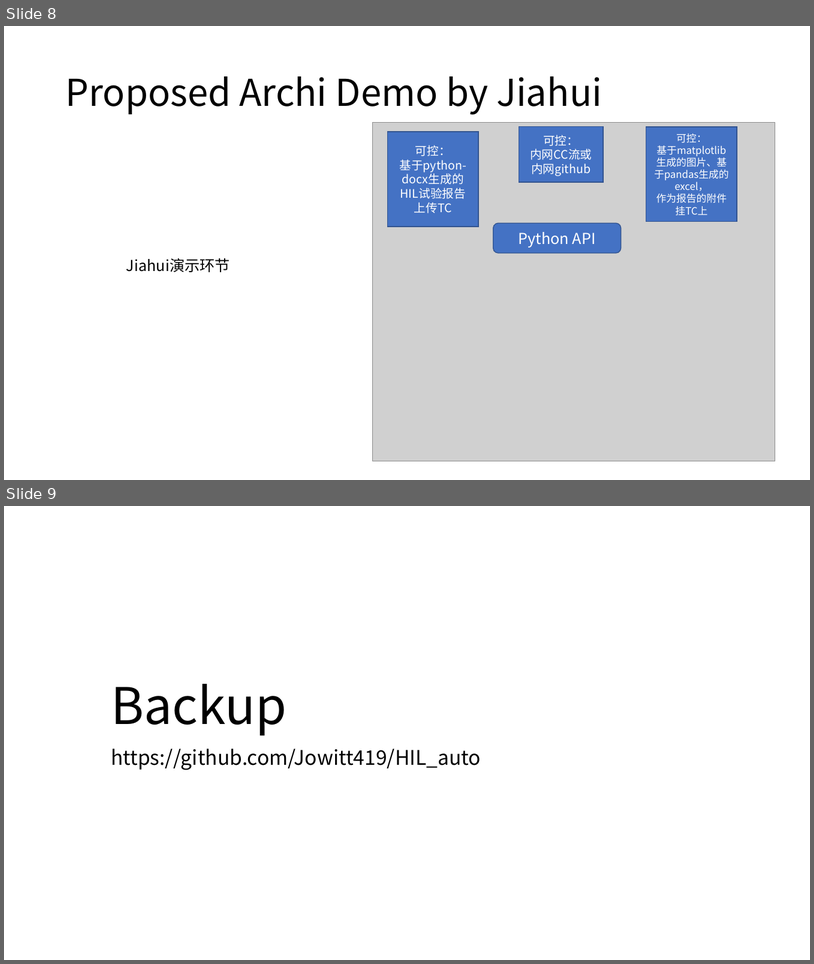
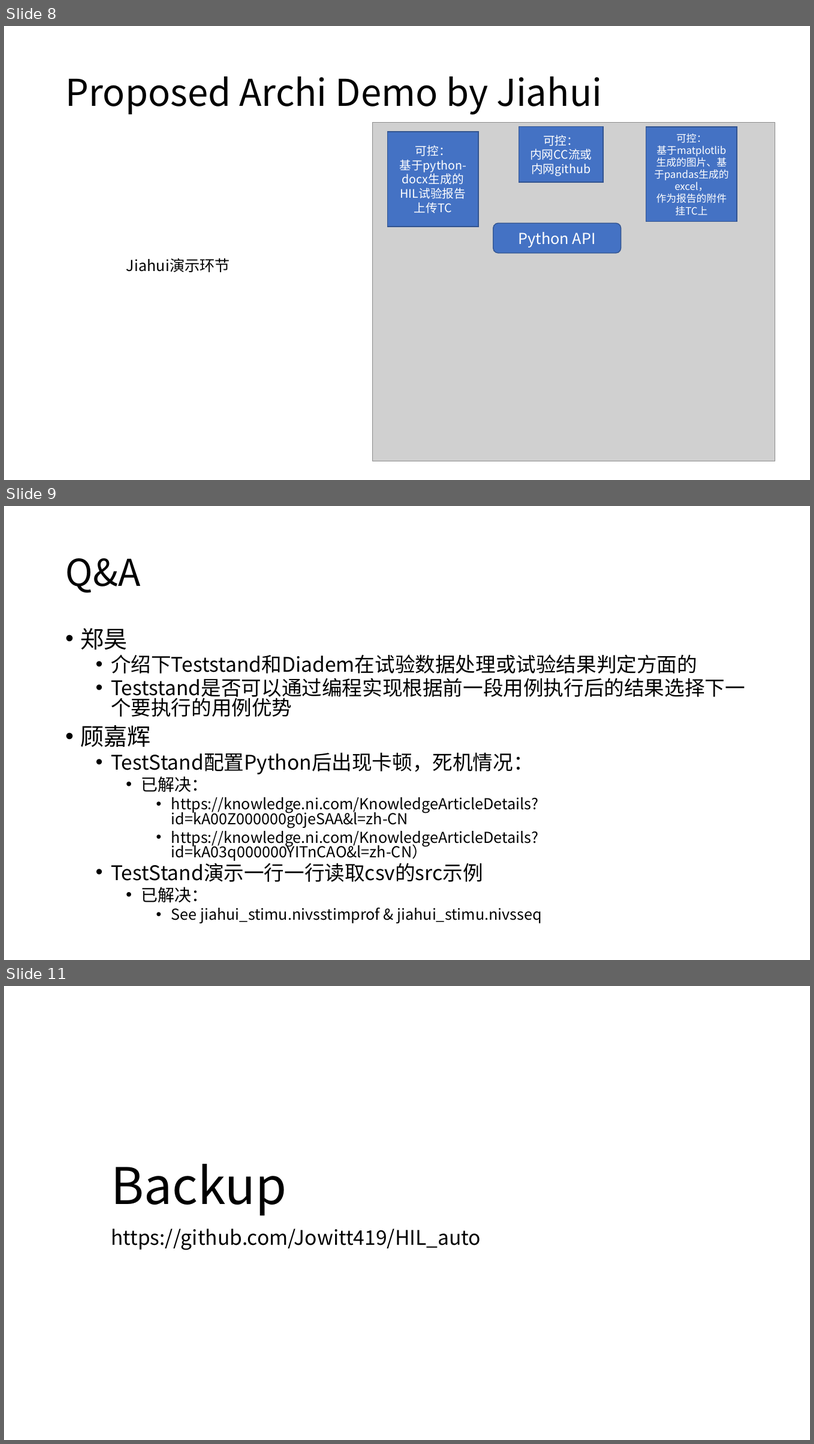
Before and after one commit to Jowitt419/HIL_auto, a slide deck: ni_hil_automation.pptx. Shown one above the other, each under a label of ours: slides 8 and 9 before the commit, slides 8, 9 and 11 after it; the slides between them are not shown. The pictures are 814x964 and 814x1444 pixels, drawn with LibreOffice and Linux fonts; fonts in the diff are those of the drawing; grey boxes stand for pictures. Boxes give left, top, right and bottom in pixels: in the first picture for what was removed or moved away, otherwise in the second. Text is boxed around its words. In the diff, an @@ line names an element or a change of style, - is before the commit and + after.

```diff
--- a/ni_hil_automation.pptx
+++ b/ni_hil_automation.pptx
@@ slide 9 added at box(4, 506, 810, 960), background #FFFFFF @@
@@ title added at box(65, 558, 140, 593), 44 pt, text #000000 @@
+Q&A
@@ text added at box(81, 628, 698, 923), 18 pt, text #000000 @@
+• 郑昊
+  • 介绍下Teststand和Diadem在试验数据处理或试验结果判定方面的
+  • Teststand是否可以通过编程实现根据前一段用例执行后的结果选择下一个要执行的用例优势
+• 顾嘉辉
+  • TestStand配置Python后出现卡顿，死机情况：
+    • 已解决：
+      • https://knowledge.ni.com/KnowledgeArticleDetails?id=kA00Z000000g0jeSAA&l=zh-CN
+      • https://knowledge.ni.com/KnowledgeArticleDetails?id=kA03q000000YITnCAO&l=zh-CN）
+  • TestStand演示一行一行读取csv的src示例
+    • 已解决：
+      • See jiahui_stimu.nivsstimprof & jiahui_stimu.nivsseq
@@ what was slide 9 is now slide 11 @@
```
Also in this commit, not shown: 1 other slide added, 10 other files.
